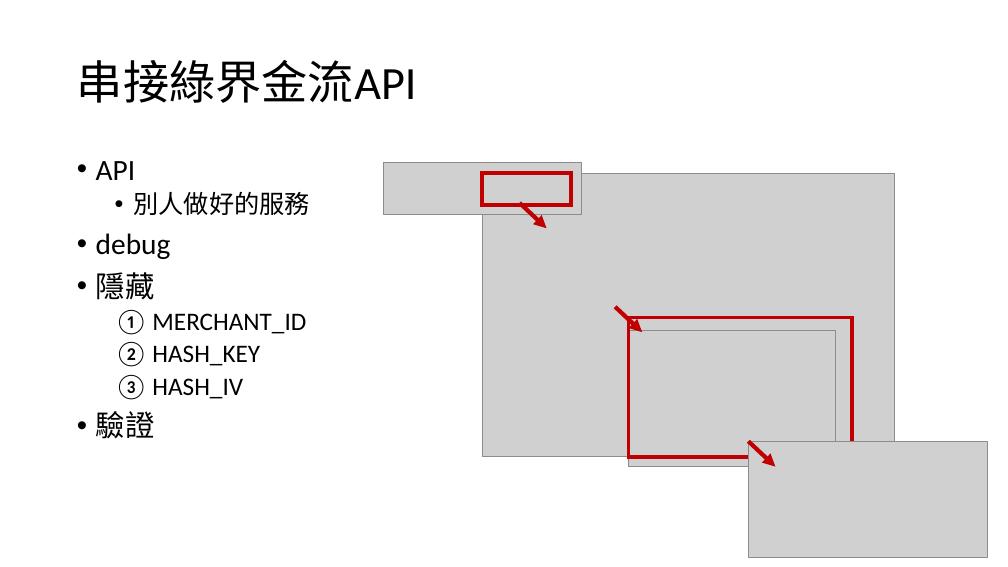
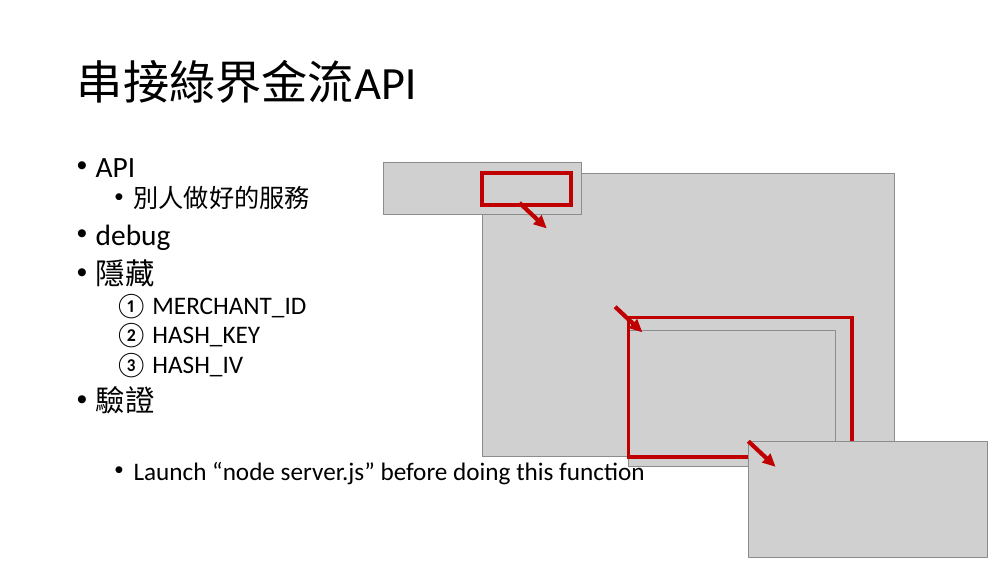
Before and after one commit to 11430051/my-first-project, a slide deck: slide 6 of 線上組-蔡承佑.pptx. Drawn at 1008x567 pixels with LibreOffice and Linux fonts; fonts in the diff are those of the drawing; grey boxes stand for pictures. Boxes give left, top, right and bottom in pixels: in the first picture for what was removed or moved away, otherwise in the second. Text is boxed around its words. In the diff, an @@ line names an element or a change of style, - is before the commit and + after.

Commit message:
add pptx file

```diff
--- a/線上組-蔡承佑.pptx
+++ b/線上組-蔡承佑.pptx
@@ text at (x1=96, y1=158, x2=310, y2=414): line spacing 0.9 to 0.8 @@
@@ text at (x1=134, y1=459, x2=644, y2=485): paragraph added @@
+  • Launch “node server.js” before doing this function
```
